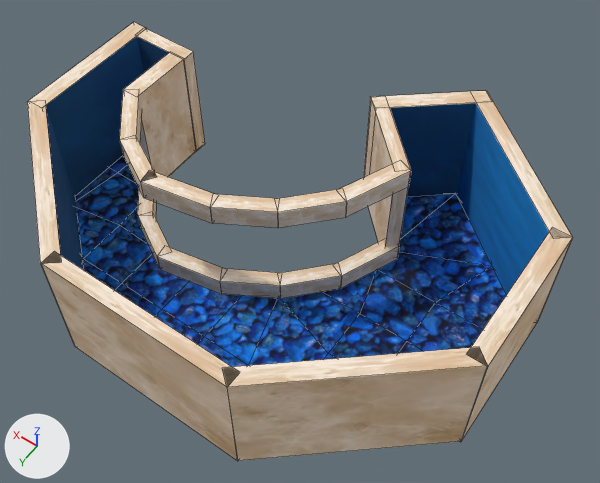
What one commit did to the OBJ model Proyecto_Final_Acuario/Proyecto_Final_Acuario/Models/Acuario/Area_Peces/area_peces.obj.
Rendered twice from a 50 mm camera at (-145.7, 48.5, 57.6) aimed at (-121.4, 14.5, 4.3). Arrows for +X, +Y and +Z are at lower left; the lights stay in place. Mesh edges are drawn as thin lines. Where no turn or scale is listed for an object, it has been applied to the vertices. Vertices at the same position are counted once.

The first picture shows 'area_peces'.
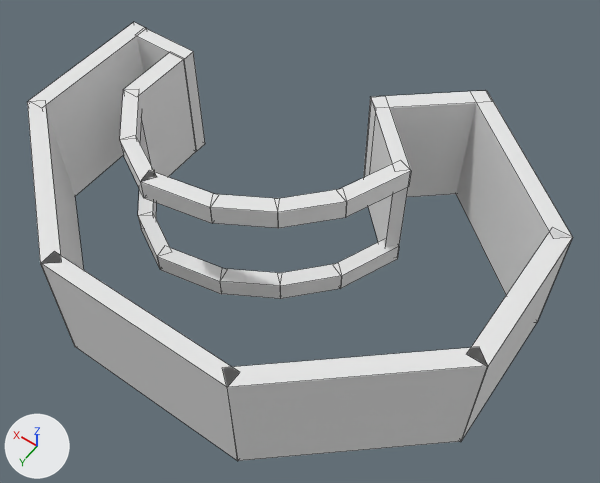
The newer file is also rescaled (x1.876), turned or shifted as a whole; pictures and numbers use the older file's frame.

Patch to the scene script:
```diff
--- a/Proyecto_Final_Acuario/Proyecto_Final_Acuario/Models/Acuario/Area_Peces/area_peces.obj.py
+++ b/Proyecto_Final_Acuario/Proyecto_Final_Acuario/Models/Acuario/Area_Peces/area_peces.obj.py
@@ mat_area_peces3_lambert16sg4 @@
+mat_area_peces3_lambert16sg4 = principled_material('area_peces3:lambert16SG4')
+mat_area_peces3_lambert16sg4.base_color = (0.8, 0.8, 0.8)  # white #e7e7e7
+mat_area_peces3_lambert16sg4.roughness = 1.0
@@ mat_area_peces3_lambert22sg4 @@
+mat_area_peces3_lambert22sg4 = principled_material('area_peces3:lambert22SG4')
+mat_area_peces3_lambert22sg4.base_color = (0.8, 0.8, 0.8)  # white #e7e7e7
+mat_area_peces3_lambert22sg4.roughness = 1.0
@@ mat_area_peces3_lambert23sg4 @@
+mat_area_peces3_lambert23sg4 = principled_material('area_peces3:lambert23SG4')
+mat_area_peces3_lambert23sg4.base_color = (0.8, 0.8, 0.8)  # white #e7e7e7
+mat_area_peces3_lambert23sg4.roughness = 1.0
@@ mat_area_peces3_initialshadinggroup4 @@
+mat_area_peces3_initialshadinggroup4 = principled_material('area_peces3:initialShadingGroup4')
+mat_area_peces3_initialshadinggroup4.base_color = (0.8, 0.8, 0.8)  # white #e7e7e7
+mat_area_peces3_initialshadinggroup4.roughness = 1.0
@@ mat_area_peces3_lambert24sg4 @@
+mat_area_peces3_lambert24sg4 = principled_material('area_peces3:lambert24SG4')
+mat_area_peces3_lambert24sg4.base_color = (0.8, 0.8, 0.8)  # white #e7e7e7
+mat_area_peces3_lambert24sg4.roughness = 1.0
@@ me_area_peces @@
-me_area_peces.from_pydata(...)  # 229 vertices, 162 faces; spans x -140.1..-98.1, y -2.9..31.0, z 0.0..11.2
-me_area_peces.materials.append(mat_area_peces_lambert26sg)  # picture img_paredes_estanques_png
-me_area_peces.materials.append(mat_area_peces_lambert23sg)  # picture img_paredes_estanques_png
-me_area_peces.materials.append(mat_area_peces_initialshadinggroup)  # grey #bcbcbc
-me_area_peces.materials.append(mat_area_peces_lambert8sg)  # picture img_pared_png
-me_area_peces.materials.append(mat_area_peces_lambert18sg)  # picture img_estanque_png
-me_area_peces.materials.append(mat_area_peces_lambert7sg4)  # picture img_piso_estanque_png
-me_area_peces.materials.append(mat_area_peces_lambert15sg4)  # picture img_estanque_png
-me_area_peces.materials.append(mat_area_peces_lambert13sg4)  # picture img_estanque_png
-me_area_peces.materials.append(mat_area_peces_lambert12sg4)  # picture img_estanque_png
-me_area_peces.materials.append(mat_area_peces_lambert17sg4)  # picture img_estanque_png
-me_area_peces.materials.append(mat_area_peces_lambert18sg4)  # picture img_estanque_png
-me_area_peces.materials.append(mat_area_peces_lambert19sg4)  # picture img_estanque_png
-me_area_peces.materials.append(mat_area_peces_lambert11sg4)  # picture img_estanque_png
+me_area_peces.from_pydata(...)  # 178 vertices, 131 faces; spans x -140.1..-98.1, y -2.9..31.0, z 0.0..11.2
+# me_area_peces part 1: the loose piece of 51 vertices spanning x -138.7..-98.4, y -1.0..29.8, z 0.0..0.2 is deleted
+# me_area_peces part 2: 1 face spanning x -99.7..-98.1, y 7.4..20.0, z 11.2 switches from mat_area_peces_lambert23sg (picture img_paredes_estanques_png) to mat_area_peces3_lambert23sg (white #e7e7e7)
+# me_area_peces part 3: 1 face spanning x -99.7, y 7.4..20.0, z 0.0..11.2 switches from mat_area_peces_lambert18sg (picture img_estanque_png) to mat_area_peces3_lambert18sg (white #e7e7e7)
+# me_area_peces part 4: 85 faces spanning x -140.1..-98.1, y -2.9..31.0, z 0.0..11.2 switch from mat_area_peces_lambert22sg4 (picture img_paredes_estanques_png) to mat_area_peces3_lambert22sg4 (white #e7e7e7)
+# me_area_peces part 5: 2 faces spanning x -129.0..-121.5, y -1.9..8.4, z 0.0..11.2 switch from mat_area_peces_lambert16sg4 (picture img_estanque_png) to mat_area_peces3_lambert16sg4 (white #e7e7e7)
+# me_area_peces part 6: 9 faces spanning x -140.1..-98.1, y -2.8..31.0, z 0.0..11.2 switch from mat_area_peces_lambert23sg4 (picture img_paredes_estanques_png) to mat_area_peces3_lambert23sg4 (white #e7e7e7)
+# me_area_peces part 7: 2 faces spanning x -126.6..-120.5, y 3.4..9.3, z 0.0..11.2 switch from mat_area_peces_lambert24sg4 (picture img_paredes_estanques_png) to mat_area_peces3_lambert24sg4 (white #e7e7e7)
+# me_area_peces part 8: 20 faces spanning x -140.1..-98.1, y -2.8..31.0, z 0.0..11.2 switch from mat_area_peces_initialshadinggroup4 (grey #bcbcbc) to mat_area_peces3_initialshadinggroup4 (white #e7e7e7)
+# me_area_peces part 9: 1 face spanning x -139.0..-126.9, y -1.9..8.3, z 0.0..11.2 switches from mat_area_peces_lambert15sg4 (picture img_estanque_png) to mat_area_peces3_lambert15sg4 (white #e7e7e7)
+# me_area_peces part 10: 1 face spanning x -112.2..-99.2, y 19.2..30.1, z 0.0..11.2 switches from mat_area_peces_lambert17sg4 (picture img_estanque_png) to mat_area_peces3_lambert17sg4 (white #e7e7e7)
+# me_area_peces part 11: 1 face spanning x -105.1..-99.4, y 8.7, z 0.0..11.2 switches from mat_area_peces_lambert18sg4 (picture img_estanque_png) to mat_area_peces3_lambert18sg4 (white #e7e7e7)
+me_area_peces.materials.append(mat_area_peces3_lambert26sg)  # white #e7e7e7
+me_area_peces.materials.append(mat_area_peces3_lambert23sg)  # white #e7e7e7
+me_area_peces.materials.append(mat_area_peces3_initialshadinggroup)  # white #e7e7e7
+me_area_peces.materials.append(mat_area_peces3_lambert8sg)  # white #e7e7e7
+me_area_peces.materials.append(mat_area_peces3_lambert18sg)  # white #e7e7e7
+me_area_peces.materials.append(mat_area_peces3_lambert15sg4)  # white #e7e7e7
+me_area_peces.materials.append(mat_area_peces3_lambert13sg4)  # white #e7e7e7
+me_area_peces.materials.append(mat_area_peces3_lambert12sg4)  # white #e7e7e7
+me_area_peces.materials.append(mat_area_peces3_lambert17sg4)  # white #e7e7e7
+me_area_peces.materials.append(mat_area_peces3_lambert18sg4)  # white #e7e7e7
+me_area_peces.materials.append(mat_area_peces3_lambert19sg4)  # white #e7e7e7
+me_area_peces.materials.append(mat_area_peces3_lambert11sg4)  # white #e7e7e7
```

Location of each change, [x1, y1, x2, y2] in pixels of the pictures (600 x 483 px):
part 1 of me_area_peces, deleted (blue)
    before: [75, 156, 506, 367]
part 2 of me_area_peces, recoloured (beige to white)
    both: [29, 22, 147, 108]
part 3 of me_area_peces, recoloured (blue to grey)
    both: [44, 29, 146, 196]
part 4 of me_area_peces, recoloured (brown to grey)
    both: [42, 52, 573, 461]
part 5 of me_area_peces, recoloured (blue to grey)
    both: [376, 102, 489, 197]
part 6 of me_area_peces, recoloured (beige to white)
    both: [27, 29, 572, 387]
part 7 of me_area_peces, recoloured (beige to grey)
    both: [363, 97, 394, 245]
part 8 of me_area_peces, recoloured
    both: [41, 91, 488, 458]
part 9 of me_area_peces, recoloured (blue to grey)
    both: [456, 103, 549, 295]
part 10 of me_area_peces, recoloured (blue to grey)
    both: [46, 109, 84, 270]
part 11 of me_area_peces, recoloured (blue to grey)
    both: [137, 37, 196, 147]
